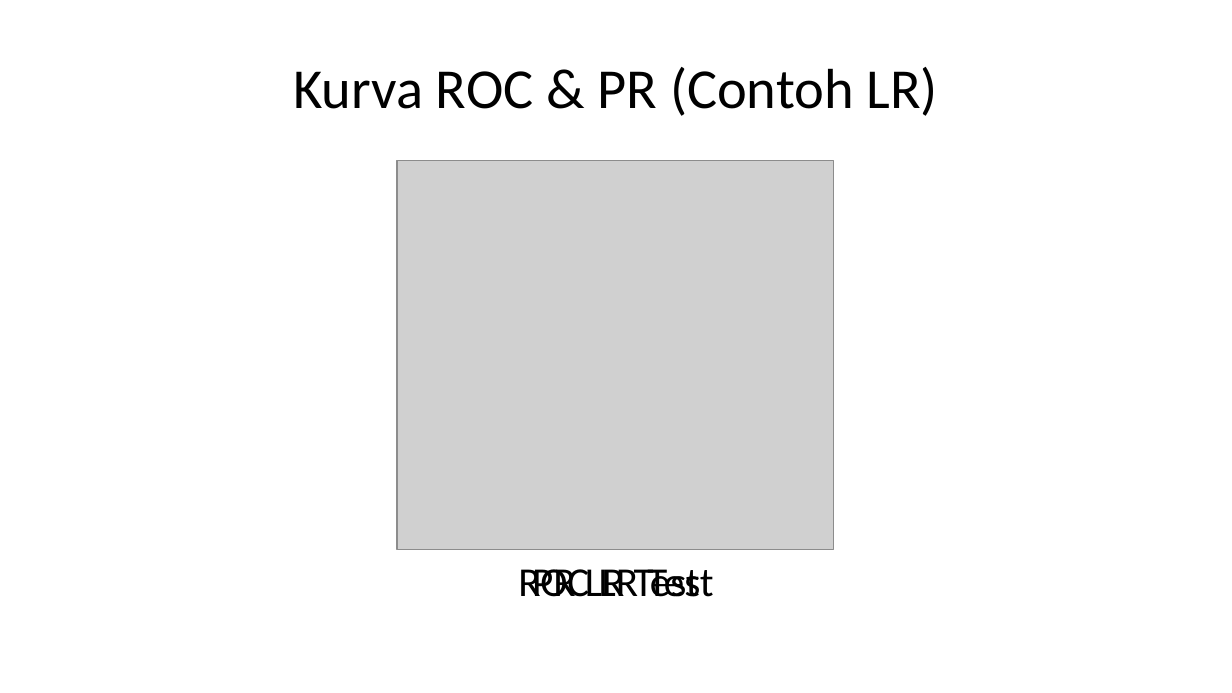
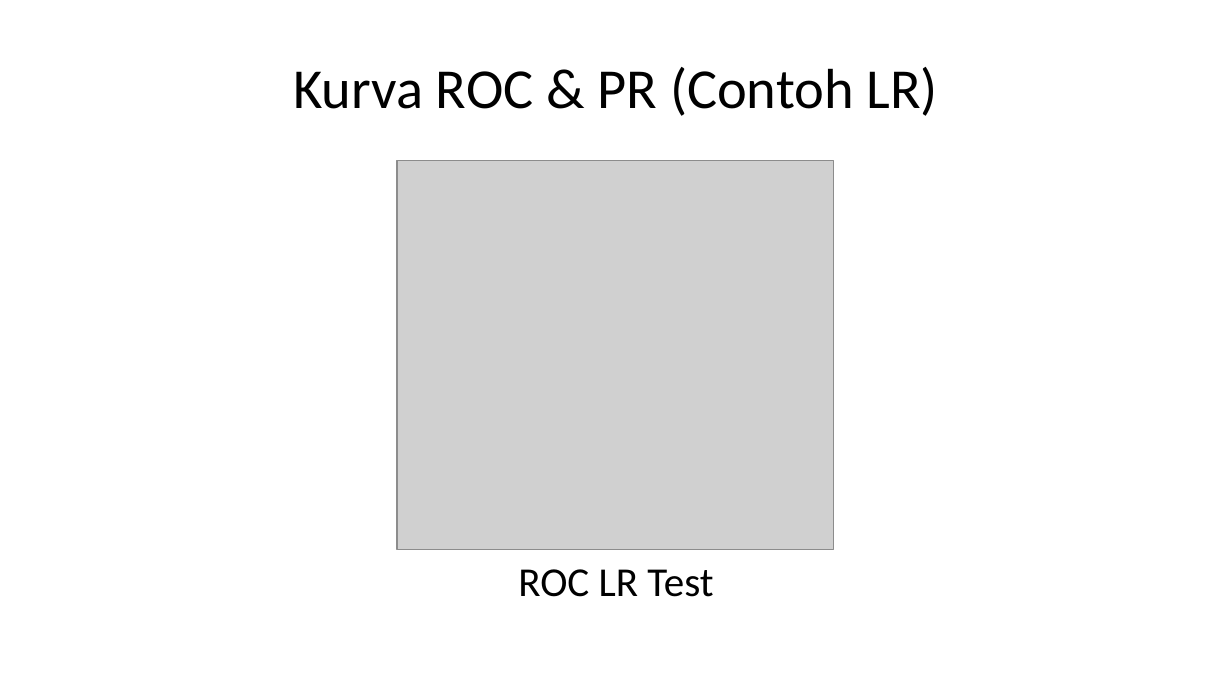
Before and after one commit to dinkznasaruddin/klasifikasi-spam-sms, a slide deck: slide 15 of slides/paper_presentation.pptx (slide 17 before the commit). Drawn at 1232x693 pixels with LibreOffice and Linux fonts; fonts in the diff are those of the drawing; grey boxes stand for pictures. Boxes give left, top, right and bottom in pixels: in the first picture for what was removed or moved away, otherwise in the second. Text is boxed around its words. In the diff, an @@ line names an element or a change of style, - is before the commit and + after.

```diff
--- a/slides/paper_presentation.pptx
+++ b/slides/paper_presentation.pptx
@@ text removed at [532,569,713,597] @@
-PR LR Test
```
Also in this commit, not shown: 5 other slides changed, 3 slides added, 3 slides removed, 18 other files.
